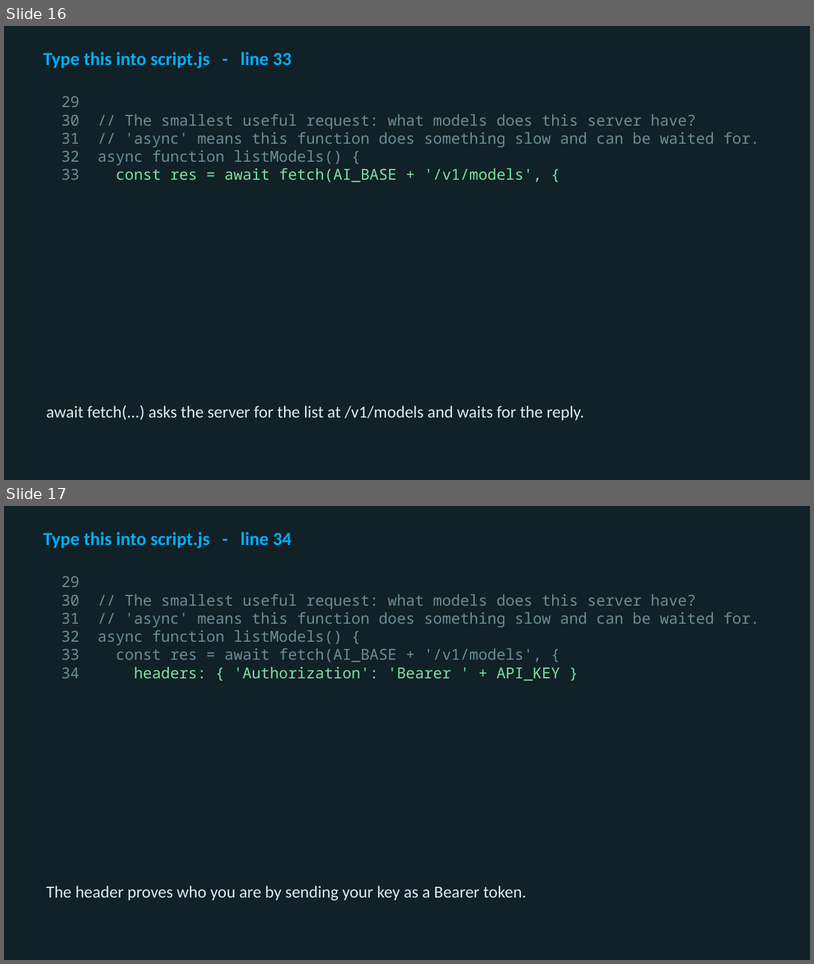
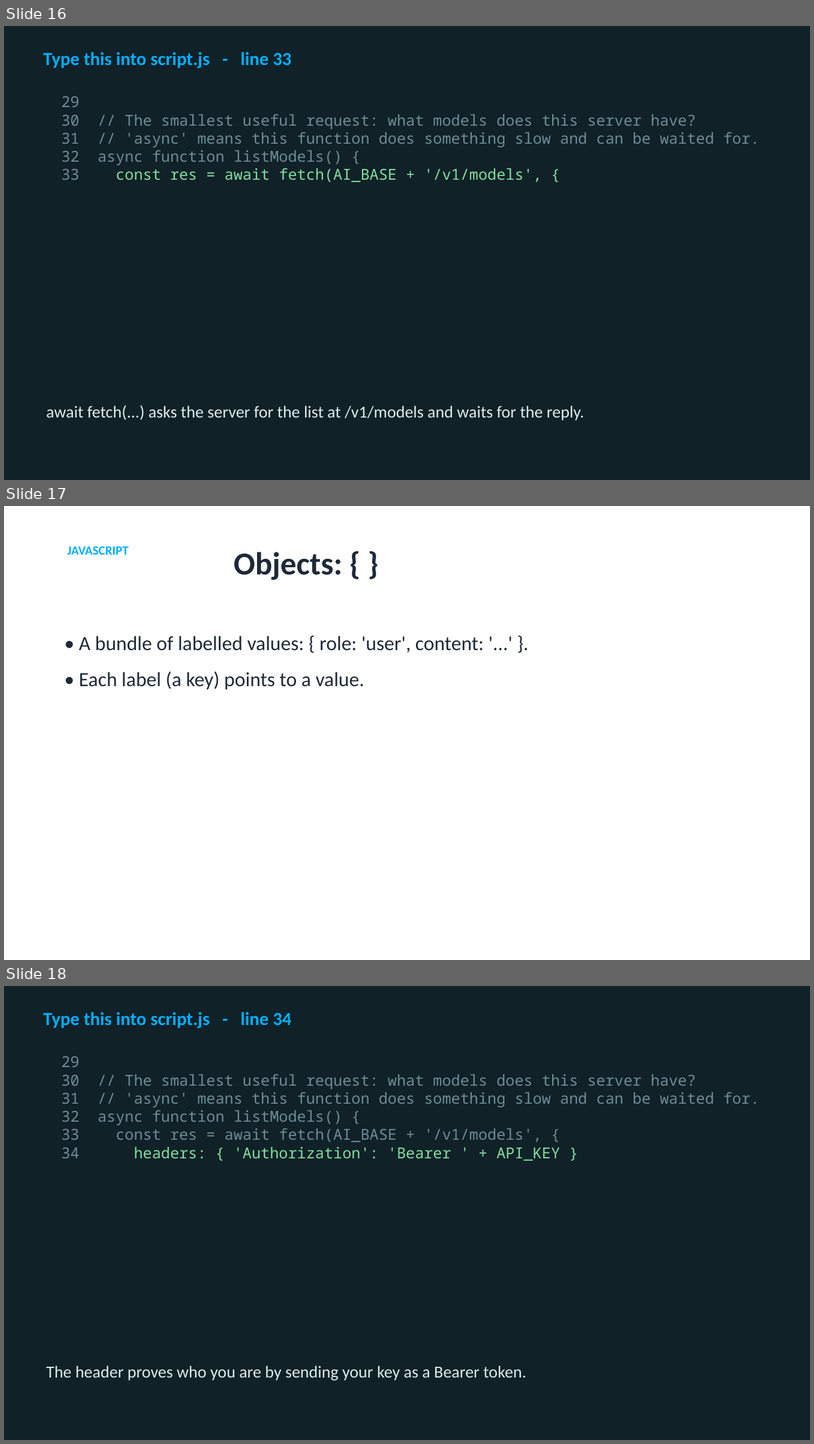
Before and after one commit to utgapps/utgapps.github.io, a slide deck: ai101/slides/week-03.pptx. Shown one above the other, each under a label of ours: slides 16 and 17 before the commit, slides 16, 17 and 18 after it. The pictures are 814x964 and 814x1444 pixels, drawn with LibreOffice and Linux fonts; fonts in the diff are those of the drawing. Boxes give left, top, right and bottom in pixels: in the first picture for what was removed or moved away, otherwise in the second. Text is boxed around its words. In the diff, an @@ line names an element or a change of style, - is before the commit and + after.

```diff
--- a/ai101/slides/week-03.pptx
+++ b/ai101/slides/week-03.pptx
@@ slide 17 added at bbox=[4, 506, 810, 960], background #FFFFFF @@
@@ text added at bbox=[68, 546, 129, 555], 15 pt, text #01AEFD, bold @@
+JAVASCRIPT
@@ title added at bbox=[234, 552, 342, 580], 38 pt, text #1F2A37, bold @@
+Objects: { }
@@ text added at bbox=[79, 636, 484, 690], 24 pt, text #1F2A37 @@
+• A bundle of labelled values: { role: 'user', content: '...' }.
+• Each label (a key) points to a value.
@@ what was slide 17 is now slide 18 @@
```
Also in this commit, not shown: 19 other files.
